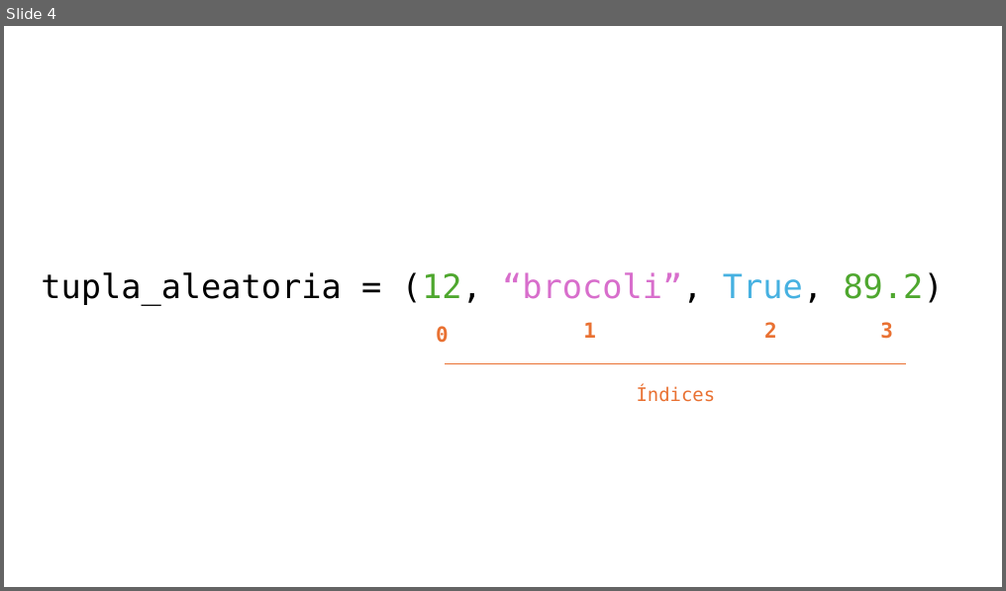
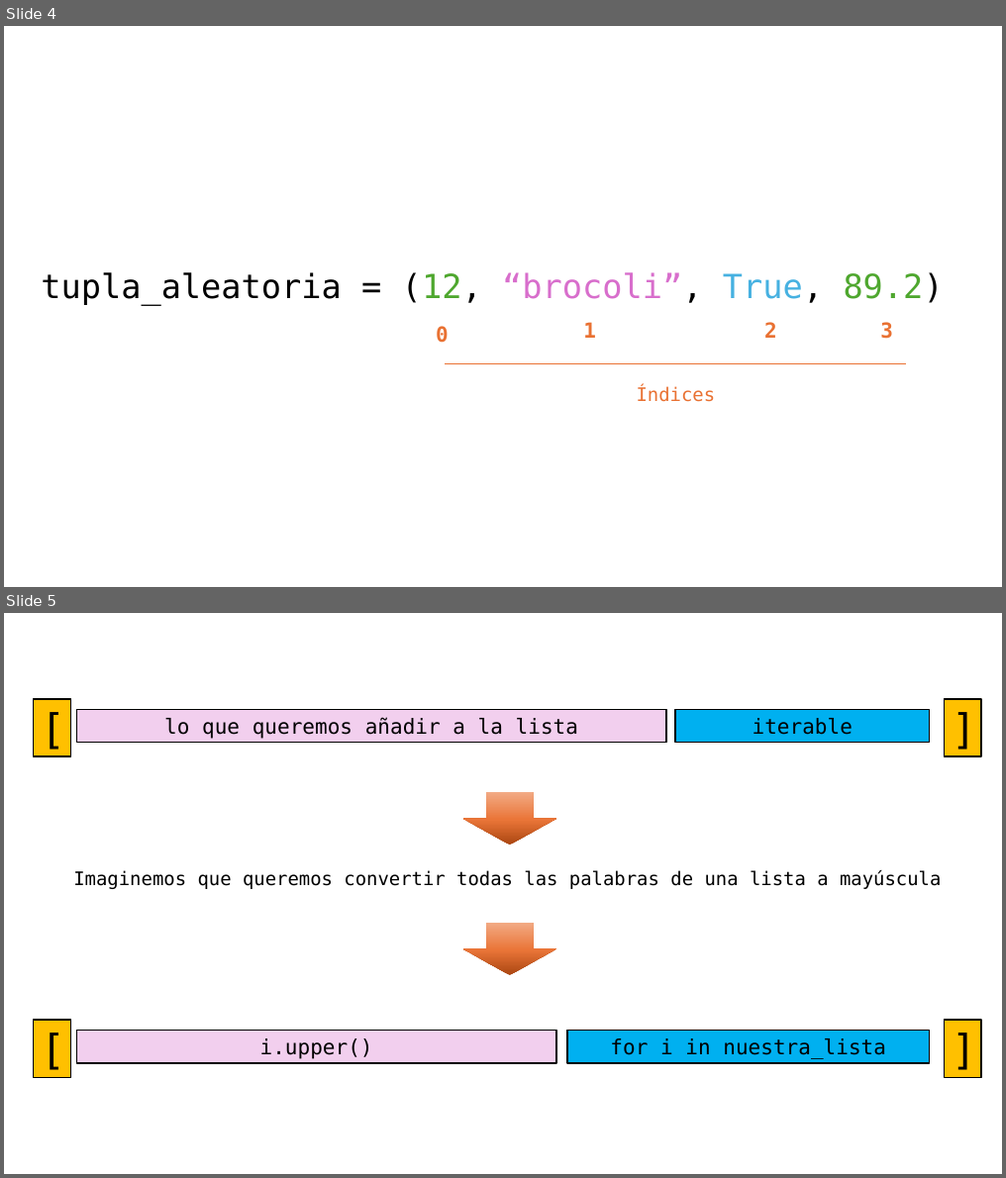
Before and after one commit to Hack-io-Data/Imagenes, a slide deck: 02-Imagenes/Python_básico/PowerPointImagenes.pptx. Shown one above the other, each under a label of ours: slide 4 before the commit, slides 4 and 5 after it. The pictures are 1006x591 and 1006x1178 pixels, drawn with LibreOffice and Linux fonts; fonts in the diff are those of the drawing. Boxes give left, top, right and bottom in pixels: in the first picture for what was removed or moved away, otherwise in the second. Text is boxed around its words. In the diff, an @@ line names an element or a change of style, - is before the commit and + after.

```diff
--- a/02-Imagenes/Python_básico/PowerPointImagenes.pptx
+++ b/02-Imagenes/Python_básico/PowerPointImagenes.pptx
@@ slide 5 added at (4, 613, 1002, 1174), background #FFFFFF @@
@@ group added at (33, 699, 982, 1078): 8 rectangles, 2 down arrows, 1 text @@
+[
+]
+lo que queremos añadir a la lista
+iterable
+Imaginemos que queremos convertir todas las palabras de una lista a mayúscula
+[
+]
+i.upper()
+for i in nuestra_lista
```
Also in this commit, not shown: 6 other slides added, 3 other files.
